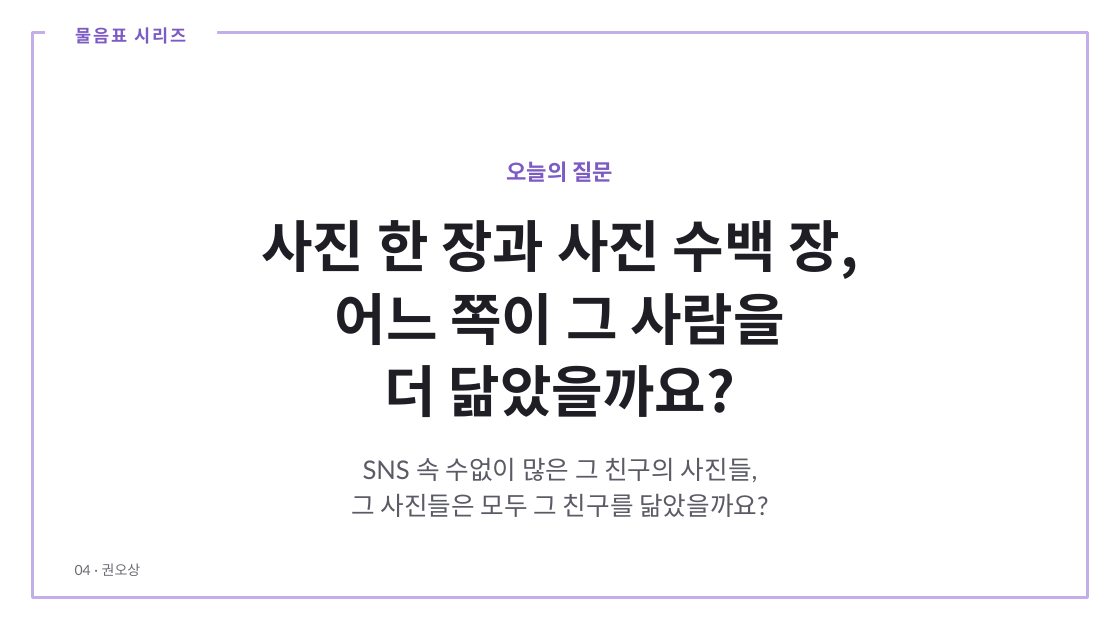
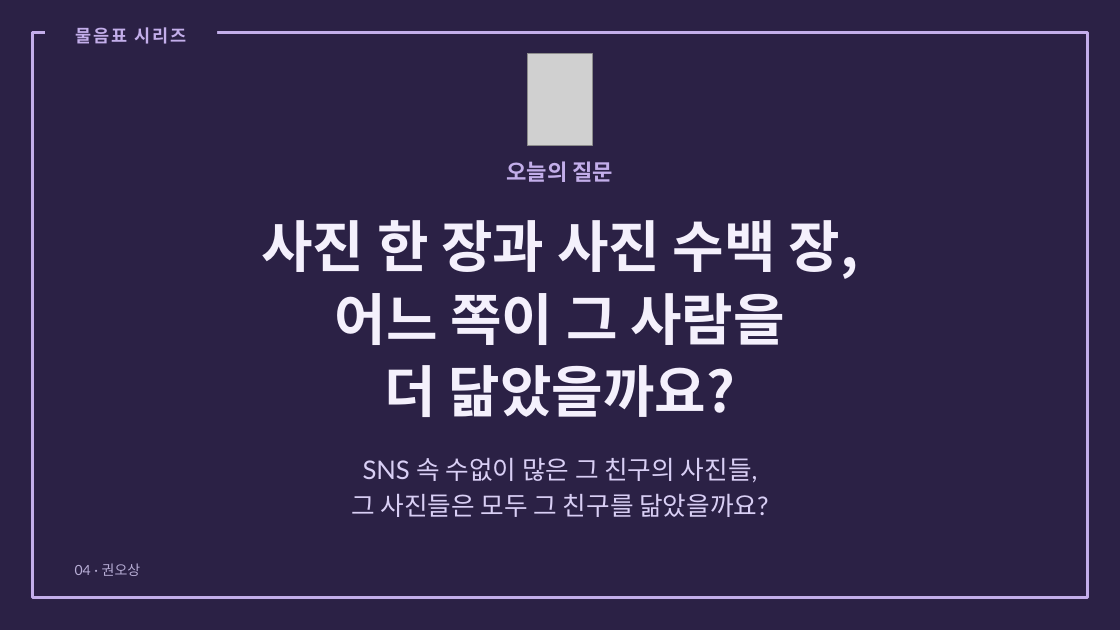
Before and after one commit to joyhanju/joyhanju.github.io, a slide deck: slide 41 of materials/this-is-art/이것도미술이에요_수업PPT.pptx (slide 38 before the commit). Drawn at 1120x630 pixels with LibreOffice and Linux fonts; fonts in the diff are those of the drawing; grey boxes stand for pictures. Boxes give left, top, right and bottom in pixels: in the first picture for what was removed or moved away, otherwise in the second. Text is boxed around its words. In the diff, an @@ line names an element or a change of style, - is before the commit and + after.

```diff
--- a/materials/this-is-art/이것도미술이에요_수업PPT.pptx
+++ b/materials/this-is-art/이것도미술이에요_수업PPT.pptx
@@ background #FFFFFF to #2B2145 @@
@@ text "물음표 시리즈" at [76,27,187,44]: text colour #7C5CC4 to #C3AEEA @@
@@ picture added at [528,54,592,145] @@
@@ text "오늘의 질문" at [507,161,614,182]: text colour #7C5CC4 to #C3AEEA @@
@@ text "사진 한 장과 사진 수백 ..." at [262,220,859,417]: text colour #1E1E24 to #F4F0FC @@
@@ text "SNS 속 수없이 많은 그 ..." at [351,458,768,517]: text colour #5B5B66 to #D9CFF5 @@
@@ text "04 · 권오상" at [75,563,141,576]: text colour #6B6B75 to #B8AED6 @@
```
Also in this commit, not shown: 22 other slides changed, 7 slides added, 1 other file.
